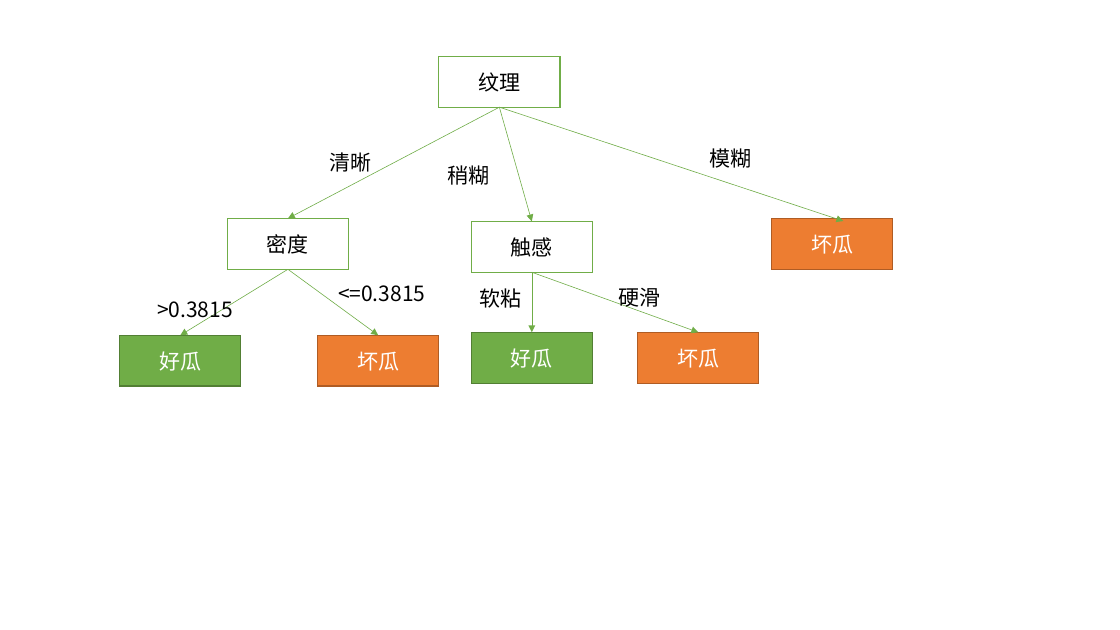
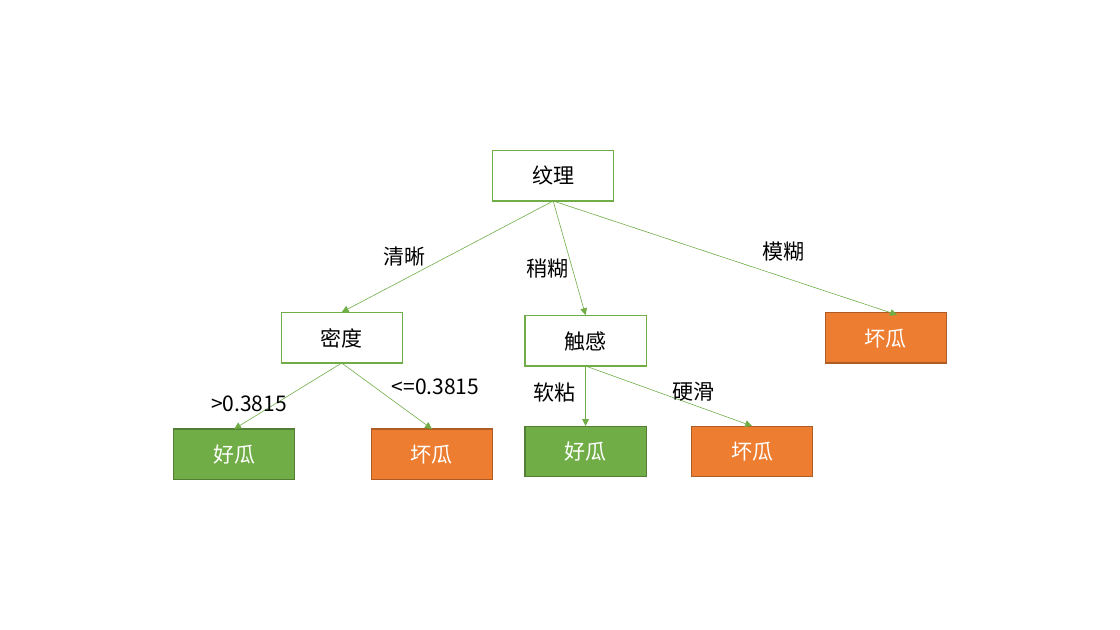
Before and after one commit to spiritTrance/dasanshang_homework, a slide deck: slide 1 of 机器学习/ch4/images/决策树.pptx. Drawn at 1120x630 pixels with LibreOffice and Linux fonts; fonts in the diff are those of the drawing. Boxes give left, top, right and bottom in pixels: in the first picture for what was removed or moved away, otherwise in the second. Text is boxed around its words. In the diff, an @@ line names an element or a change of style, - is before the commit and + after.

```diff
--- a/机器学习/ch4/images/决策树.pptx
+++ b/机器学习/ch4/images/决策树.pptx
@@ text "稍糊": place and size @@
-text "稍糊" at <box>447,165,489,185</box>
+text "稍糊" at <box>526,258,568,278</box>
@@ 8 rectangles, 7 arrows, 6 texts: place and size @@
-8 rectangles, 7 arrows, 6 texts at <box>120,56,892,386</box>
+8 rectangles, 7 arrows, 6 texts at <box>174,150,946,481</box>
```
Also in this commit, not shown: 2 other slides changed, 1 slide added, 1 slide removed, 31 other files.
